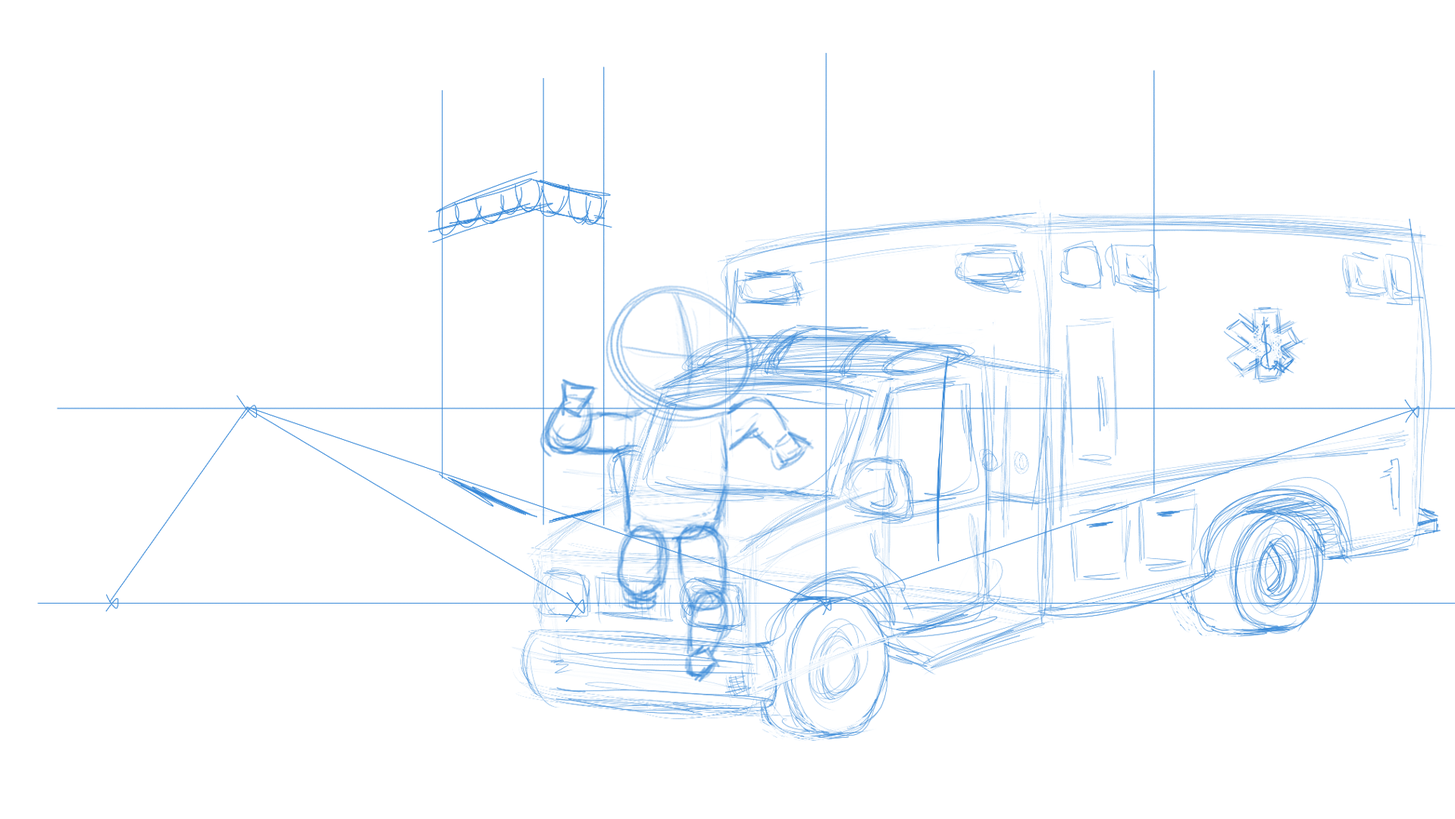
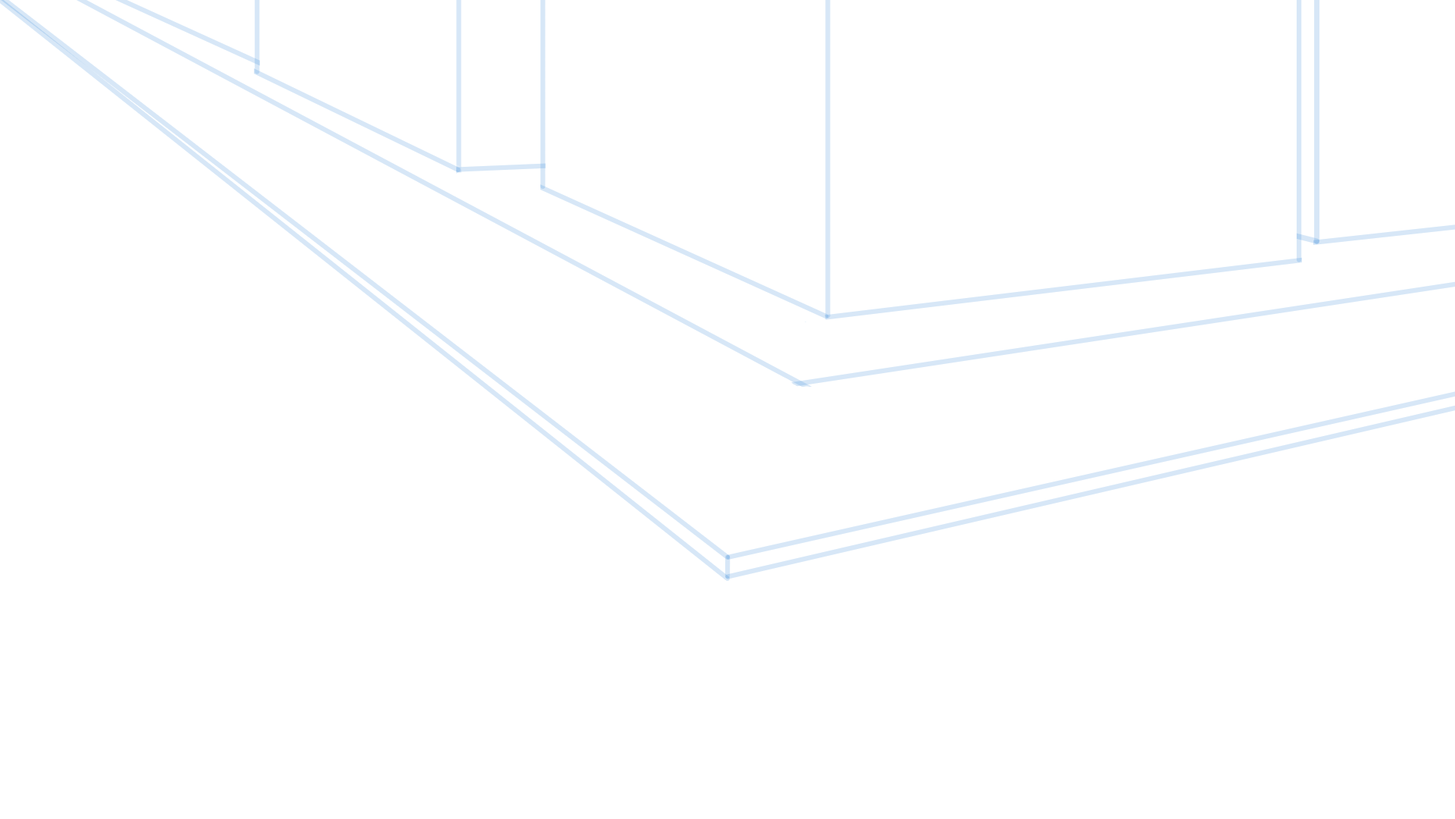
Two versions of the same layered image (1455 × 819). Layer-by-layer changes:
added group "Final" with 17 layers above "Helpers v2" over (0, 0, 1455, 741)
added group "Background" (1st of 2, in "Final") with 16 layers in group "Final" over (0, 0, 1455, 741)
added group "Construction v3" with 5 layers in group "Background" over (0, 0, 1455, 583)
added layer "Building 4" (1st of 2, in "Final" › "Background" › "Construction v3") in group "Construction v3" over (0, 0, 1455, 292)
added layer "Building 3" (1st of 2, in "Final" › "Background" › "Construction v3") in group "Construction v3" over (0, 0, 1455, 243)
added layer "Building 2" (1st of 2, in "Final" › "Background" › "Construction v3") in group "Construction v3" over (0, 0, 1455, 292)
added layer "Building 1" (1st of 2, in "Final" › "Background" › "Construction v3") in group "Construction v3" over (0, 0, 1455, 340)
added layer "Street" (1st of 3, in "Final" › "Background" › "Construction v3") in group "Construction v3" over (0, 0, 1455, 583)
hid group "Helpers v2" (4 layers) over (0, 0, 1455, 741)
painted on "Sketch Car" over (485, 145, 1455, 741)
hid "Sketch Buildsings", painted on it over (37, 48, 1455, 631)
painted on "Sketch Wireframe Shing" over (339, 0, 825, 728)
